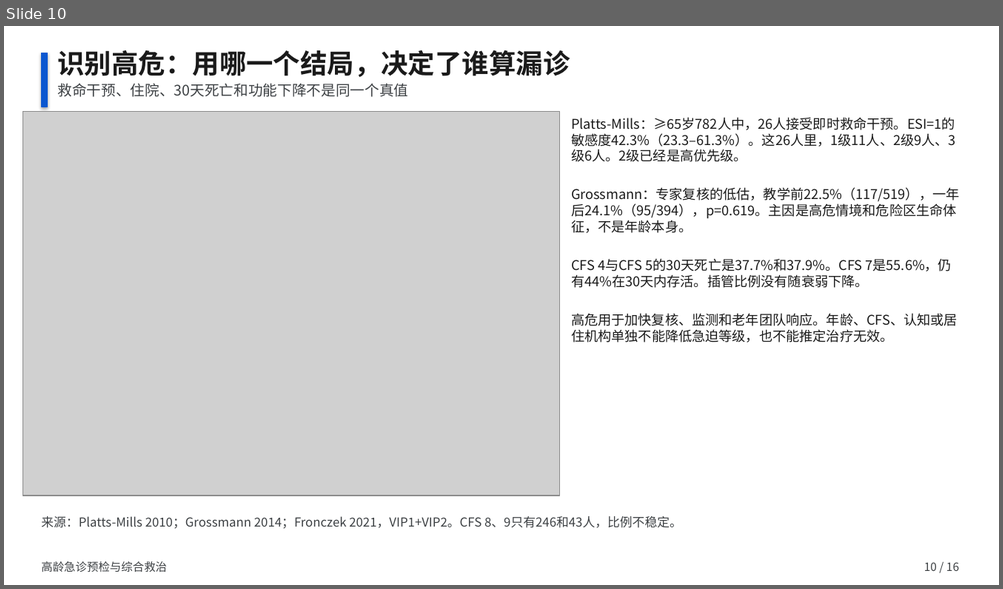
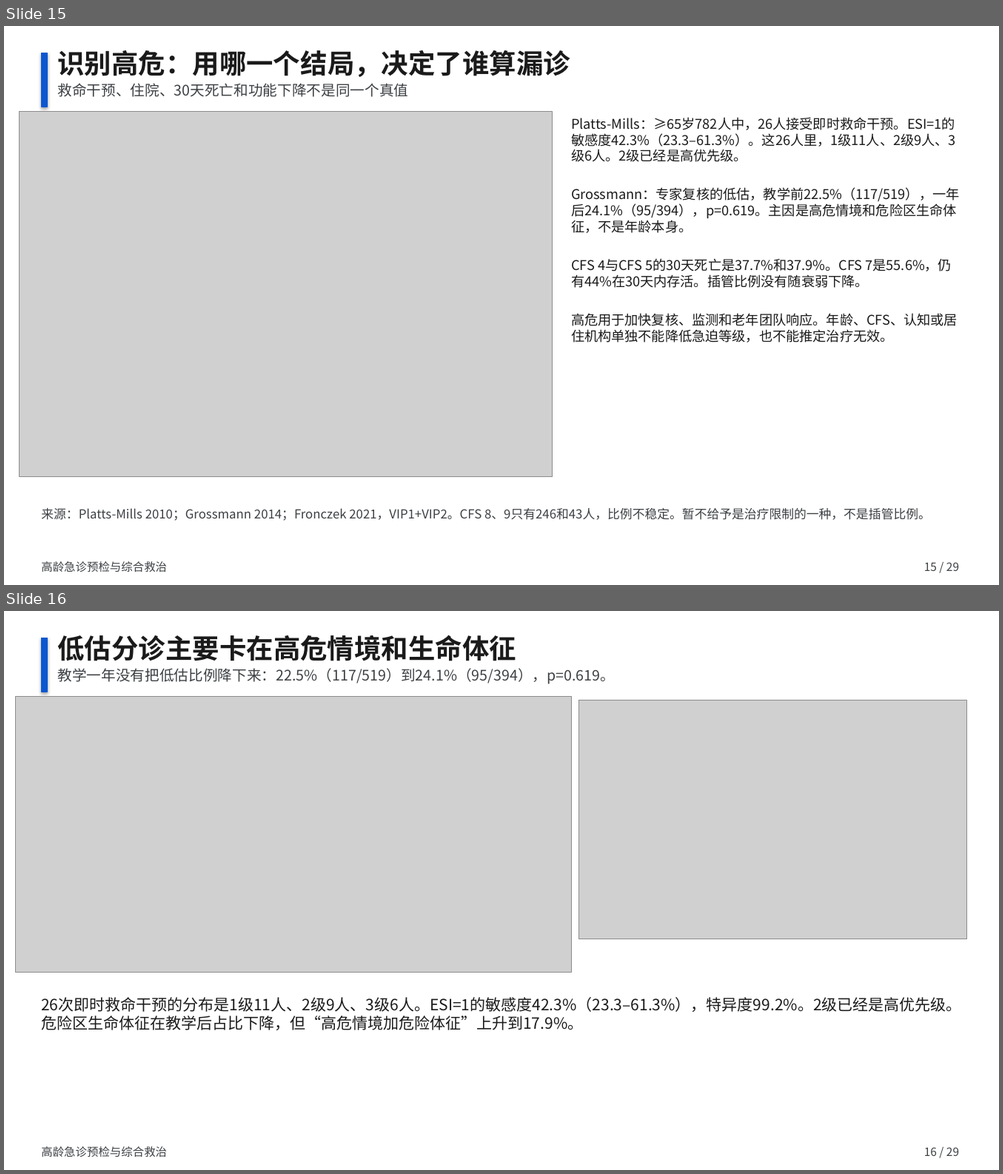
Before and after one commit to ttacuy/shania, a slide deck: evidence/elderly-ed-decision/高龄急诊预检与综合救治.pptx. Shown one above the other, each under a label of ours: slide 10 before the commit, slides 15 and 16 after it. The pictures are 1003x589 and 1003x1174 pixels, drawn with LibreOffice and Linux fonts; fonts in the diff are those of the drawing; grey boxes stand for pictures. Boxes give left, top, right and bottom in pixels: in the first picture for what was removed or moved away, otherwise in the second. Text is boxed around its words. In the diff, an @@ line names an element or a change of style, - is before the commit and + after.

```diff
--- a/evidence/elderly-ed-decision/高龄急诊预检与综合救治.pptx
+++ b/evidence/elderly-ed-decision/高龄急诊预检与综合救治.pptx
@@ slide 16 added at <box>4,611,999,1170</box>, background #FFFFFF @@
@@ rectangle added at <box>41,638,47,692</box>, fill #0B57D0, outline #0B57D0 1 pt @@
@@ text added at <box>58,635,517,661</box>, 26 pt, text #1A1A1A, bold @@
+低估分诊主要卡在高危情境和生命体征
@@ text added at <box>58,668,615,684</box>, 14 pt, text #3C4043 @@
+教学一年没有把低估比例降下来：22.5%（117/519）到24.1%（95/394），p=0.619。
@@ picture added at <box>15,697,571,973</box> @@
@@ picture added at <box>578,701,967,940</box> @@
@@ text added at <box>41,997,961,1031</box>, 15 pt, text #1A1A1A @@
+26次即时救命干预的分布是1级11人、2级9人、3级6人。ESI=1的敏感度42.3%（23.3–61.3%），特异度99.2%。2级已经是高优先级。危险区生命体征在教学后占比下降，但“高危情境加危险体征”上升到17.9%。
@@ text added at <box>41,1147,167,1157</box>, 11 pt, text #3C4043 @@
+高龄急诊预检与综合救治
@@ text added at <box>924,1147,959,1156</box>, 11 pt, text #3C4043 @@
+16 / 29
@@ what was slide 10 is now slide 15 @@
@@ slide 15 changed as well @@
@@ picture: place and size @@
-picture at <box>22,112,560,496</box>
+picture at <box>19,112,552,477</box>
@@ text at <box>41,508,930,521</box>: text changed @@
-来源：Platts-Mills 2010；Grossmann 2014；Fronczek 2021，VIP1+VIP2。CFS 8、9只有246和43人，比例不稳定。
+来源：Platts-Mills 2010；Grossmann 2014；Fronczek 2021，VIP1+VIP2。CFS 8、9只有246和43人，比例不稳定。暂不给予是治疗限制的一种，不是插管比例。
@@ text at <box>924,562,959,571</box>: text changed @@
-10 / 16
+15 / 29
```
Also in this commit, not shown: 15 other slides changed, 12 other slides added, 15 other files.
